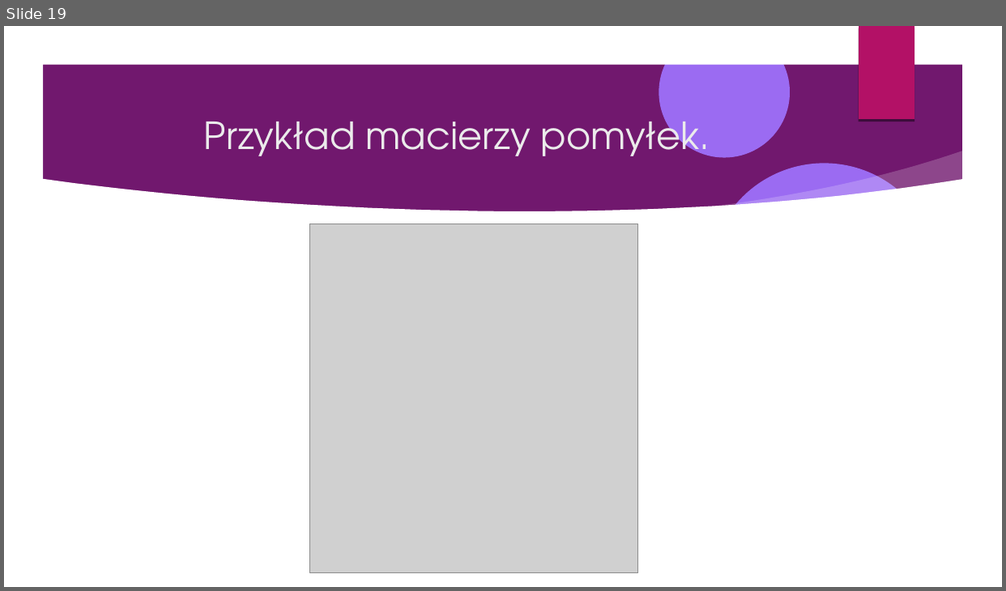
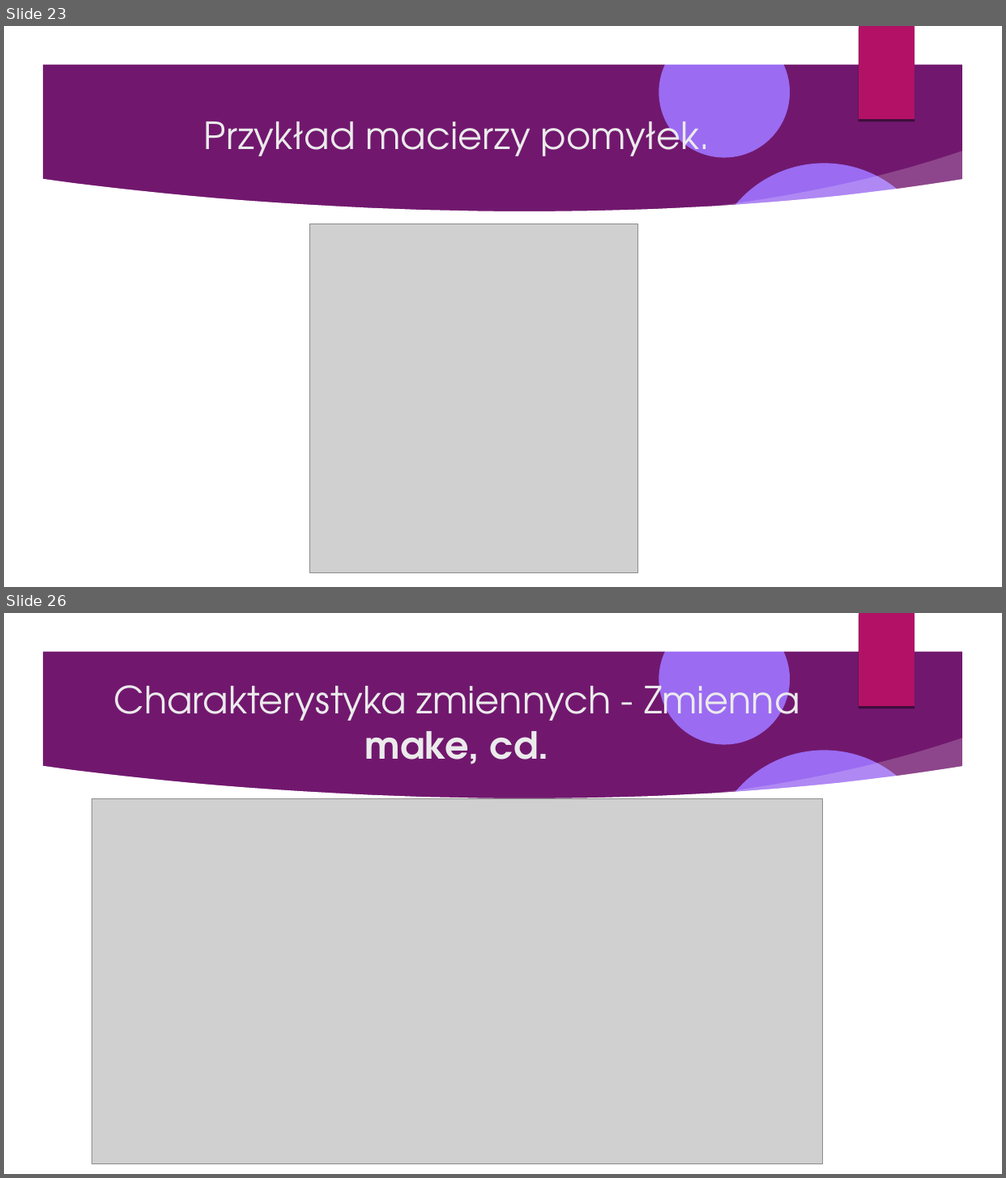
Before and after one commit to Pawel-Tomasz-Nowak/Scientific-collaboration, a slide deck: EmissionAnalysis/Prezentacja projektu.odp. Shown one above the other, each under a label of ours: slide 19 before the commit, slides 23 and 26 after it; the slides between them are not shown. The pictures are 1006x591 and 1006x1178 pixels, drawn with LibreOffice and Linux fonts; fonts in the diff are those of the drawing; grey boxes stand for pictures; background and template pictures are left out. Boxes give left, top, right and bottom in pixels: in the first picture for what was removed or moved away, otherwise in the second. Text is boxed around its words. In the diff, an @@ line names an element or a change of style, - is before the commit and + after.

```diff
--- a/EmissionAnalysis/Prezentacja projektu.odp
+++ b/EmissionAnalysis/Prezentacja projektu.odp
@@ slide 26 added at box(4, 613, 1002, 1174), background picture (left out); not listed: 9 template elements that a slide beside it also shows @@
@@ title added at box(114, 675, 800, 764), 36 pt, text #EBEBEB @@
+Charakterystyka zmiennych - Zmienna make, cd.
@@ picture added at box(91, 798, 823, 1164) @@
@@ what was slide 19 is now slide 23 @@
```
Also in this commit, not shown: 1 slide changed, 28 other slides added, 3 other files.
